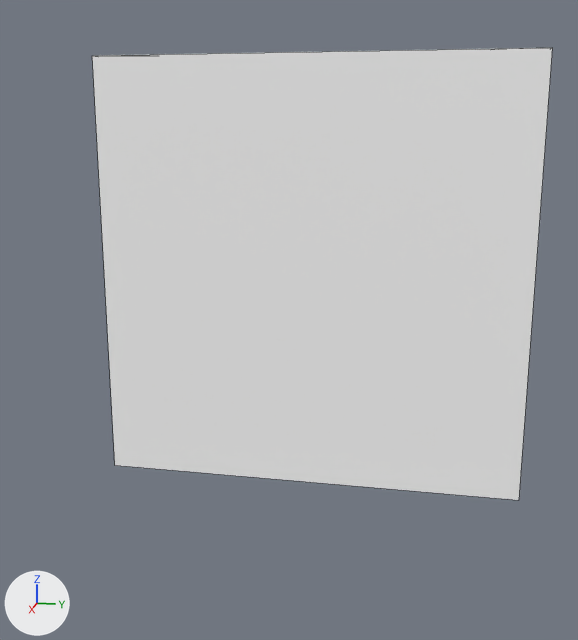
The FBX model Assets/Game/Models/Walls/E_Wall_T_Shape.fbx as it was, and as the next commit left it.
The view is the same before and after, from a 50 mm lens placed at (3.67, 0.62, 1.7), pointed at (0.07, -0.1, 0.8). Lighting does not change. The marker at lower left points along +X, +Y and +Z. Mesh edges are drawn as thin lines. Where no turn or scale is listed for an object, it has been applied to the vertices.

The scene before the commit, as lines of its bpy script (objects in view):
```python
me_mesh = bpy.data.meshes.new('Mesh')
me_mesh.from_pydata(...)  # 18 vertices, 11 faces; spans x -1.0..0.1, y -1.0..1.0, z 0.0..2.0
me_mesh.materials.append(mat_lambert2)  # picture img_coloratlas2_png
ob_i_wall_t_shape1 = bpy.data.objects.new('I_Wall_T_Shape1', me_mesh)
ob_i_wall_t_shape1.location = (0.0, 0.0, 0.0)
```
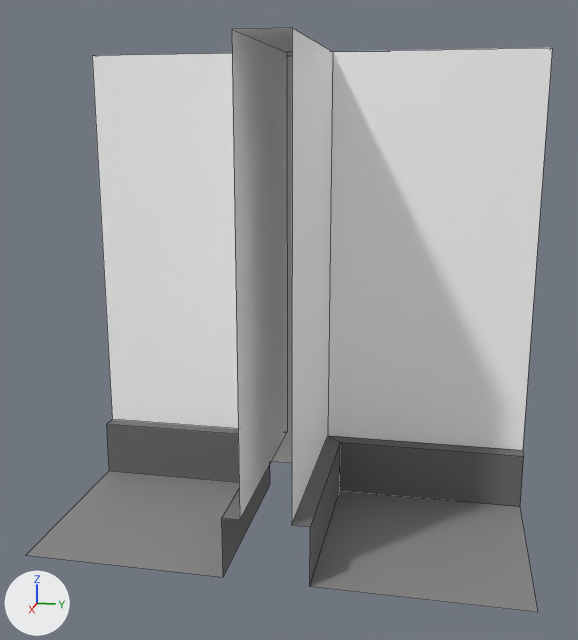
Where the change shows, as pixel boxes (x1, y1, x2, y2) in the pictures (578 x 640 px):
'I_Wall_T_Shape1', reshaped (14% wider, 29% taller): before (92, 48, 552, 500); after (26, 28, 552, 612)

The edits, one by one:
me_mesh is used by ob_i_wall_t_shape1; location (0.0, 0.0, 0.0).
me_mesh had 18 vertices, 11 faces and spanned x -1.0..0.1, y -1.0..1.0, z 0.0..2.0.
me_mesh now has 30 vertices, 19 faces and spans x -0.1..1.0, y -1.0..1.0, z 0.0..2.0.
Part 1, on me_mesh:
10 vertices are removed from x -1.0..0.1, y -1.0..1.0, z 0.0..2.0.
9 faces are deleted.
2 vertices move from x -0.1, y -0.1..0.1, z 2.0 to x 0.1, y -0.1..0.1, z 2.0.
16 vertices are added at x 0.1..1.0, y -1.0..1.0, z 0.0..2.0.
6 new vertices lie (0.83, 0.0, 0.0) away from vertices in x 0.17, y -1.0..1.0, z 0.0..0.25.
17 new faces join them.
